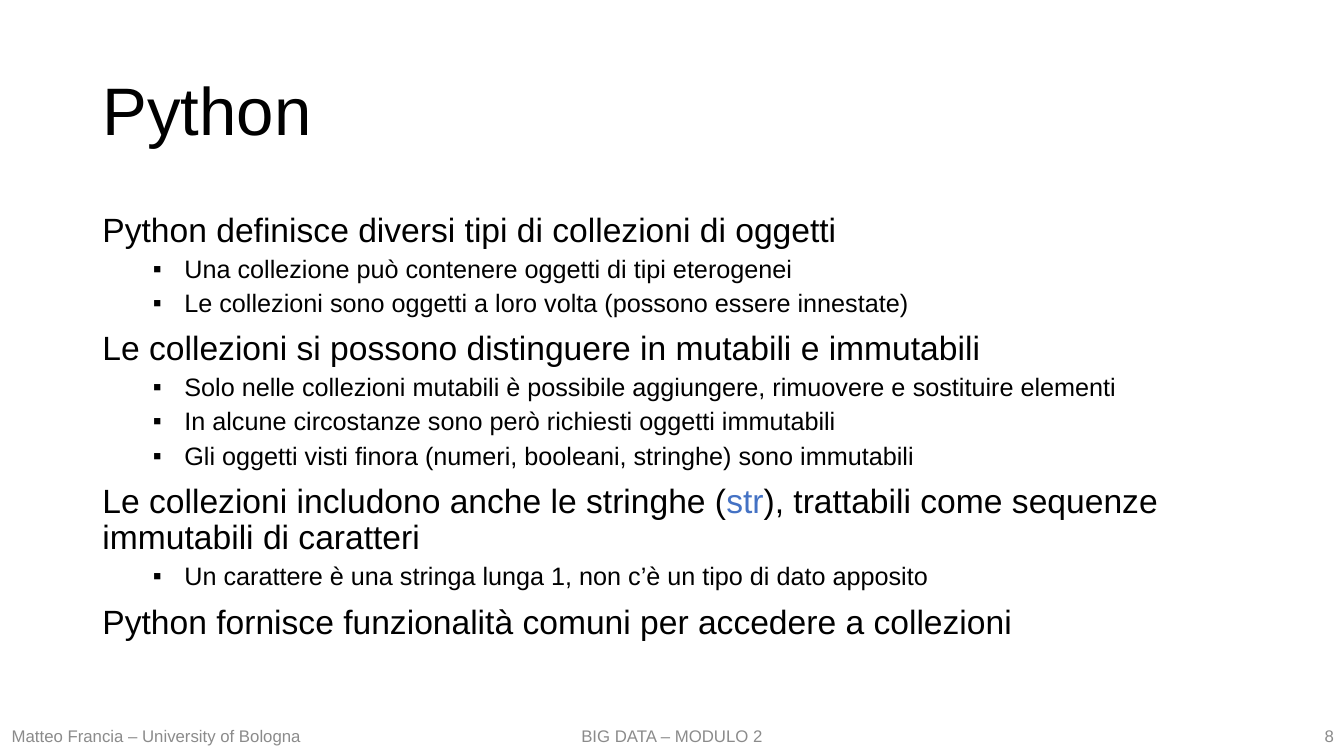
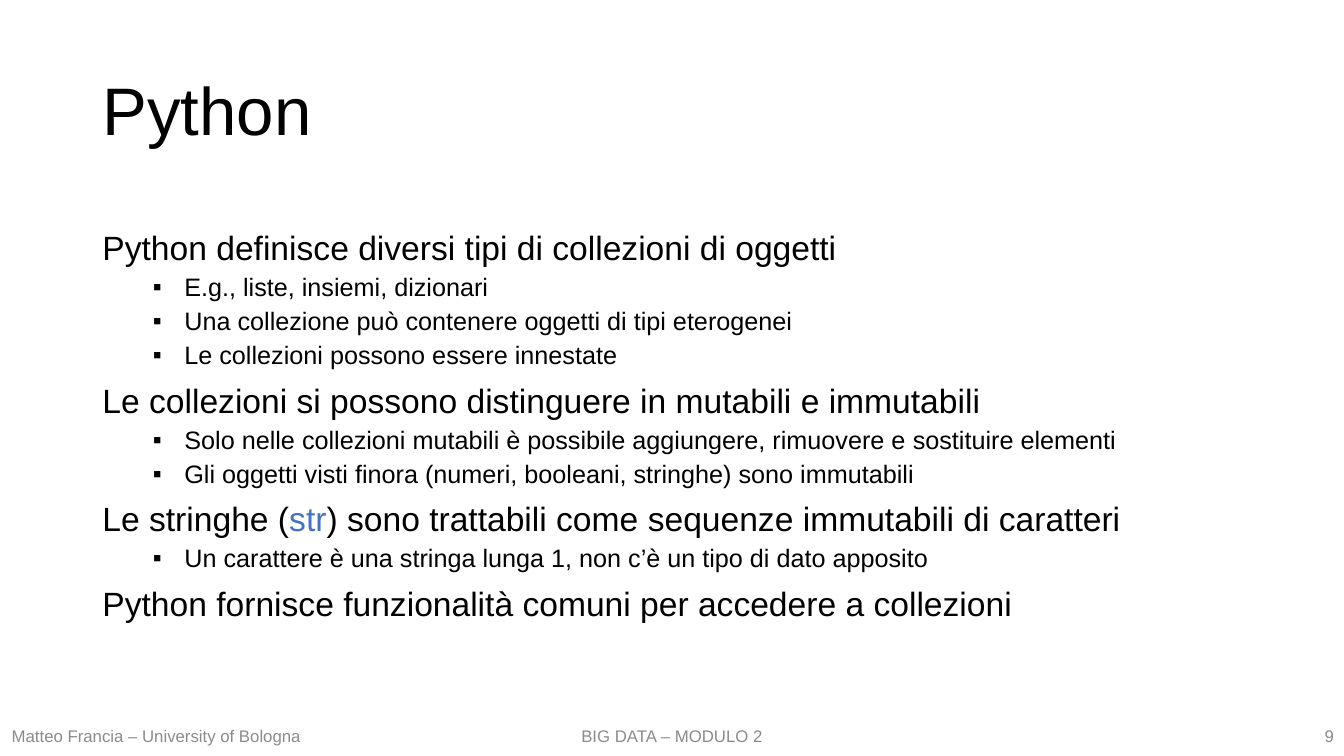
Before and after one commit to w4bo/teaching-handsondatapipelines, a slide deck: slide 9 of 01-DataPreprocessing/slides.pptx (slide 8 before the commit). Drawn at 1344x756 pixels with LibreOffice and Linux fonts; fonts in the diff are those of the drawing. Boxes give left, top, right and bottom in pixels: in the first picture for what was removed or moved away, otherwise in the second. Text is boxed around its words. In the diff, an @@ line names an element or a change of style, - is before the commit and + after.

```diff
--- a/01-DataPreprocessing/slides.pptx
+++ b/01-DataPreprocessing/slides.pptx
@@ text at box(184, 277, 488, 301): paragraph added @@
+  ▪ E.g., liste, insiemi, dizionari
@@ text at box(184, 345, 617, 370): text changed @@
-  ▪ Le collezioni sono oggetti a loro volta (possono essere innestate)
+  ▪ Le collezioni possono essere innestate
@@ text at box(184, 411, 835, 436): paragraph removed @@
-  ▪ In alcune circostanze sono però richiesti oggetti immutabili
@@ text at box(102, 506, 1120, 538): text changed @@
-Le collezioni includono anche le stringhe (str), trattabili come sequenze immutabili di caratteri
+Le stringhe (str) sono trattabili come sequenze immutabili di caratteri
```
Also in this commit, not shown: 20 other slides changed, 5 slides added, 4 other files.
